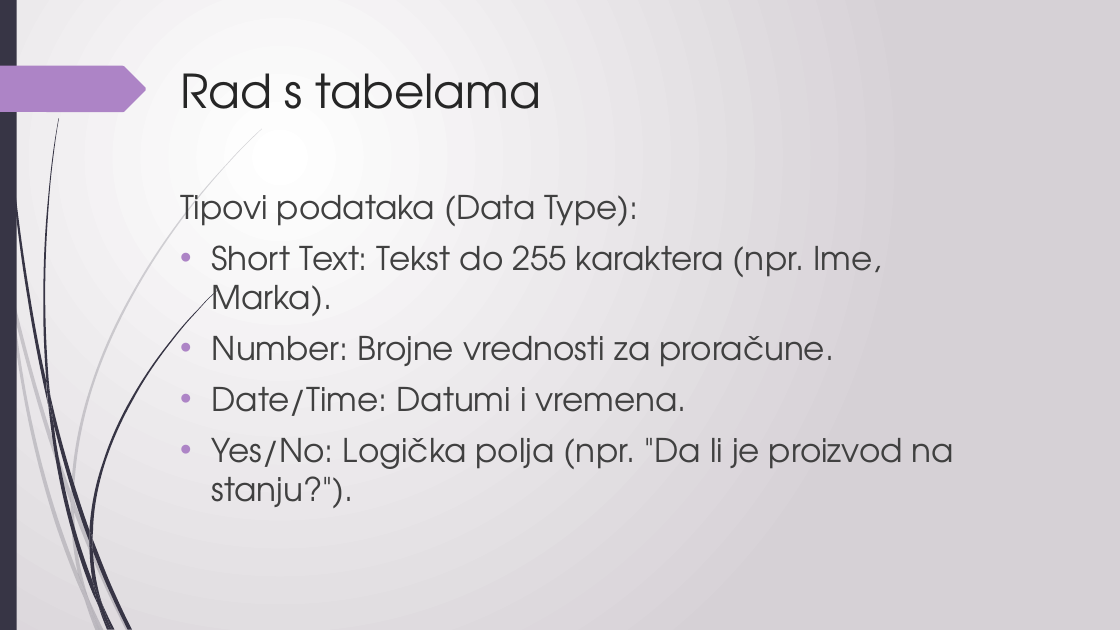
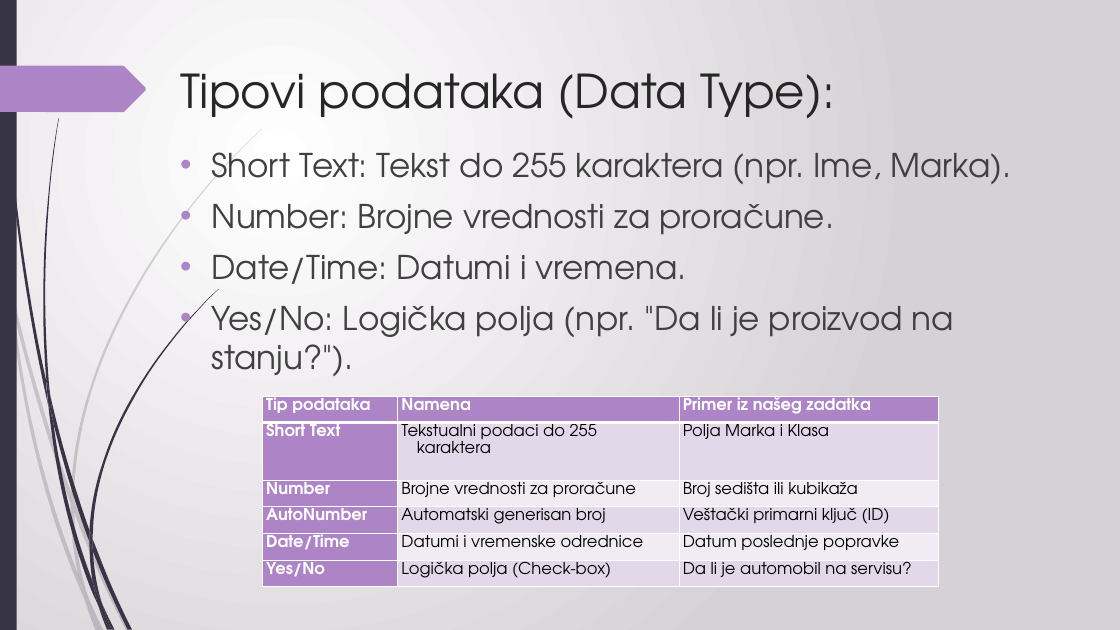
Before and after one commit to sanastojanovic/MNRI, a slide deck: slide 16 of 2025_seminarski/ml24821_Tanja_Sevic/bazePodataka.pptx. Drawn at 1120x630 pixels with LibreOffice and Linux fonts; fonts in the diff are those of the drawing. Boxes give left, top, right and bottom in pixels: in the first picture for what was removed or moved away, otherwise in the second. Text is boxed around its words. In the diff, an @@ line names an element or a change of style, - is before the commit and + after.

```diff
--- a/2025_seminarski/ml24821_Tanja_Sevic/bazePodataka.pptx
+++ b/2025_seminarski/ml24821_Tanja_Sevic/bazePodataka.pptx
@@ title at (180,73,836,119): text changed @@
-Rad s tabelama
+Tipovi podataka (Data Type):
@@ text "Short Text: Tekst do 255 ...": place and size @@
-text "Short Text: Tekst do 255 ..." at (180,195,954,508)
+text "Short Text: Tekst do 255 ..." at (212,152,1012,376)
@@ text at (180,195,638,226): paragraph removed @@
-Tipovi podataka (Data Type):
@@ table added at (263,397,939,587), 6 rows, 3 columns @@
+Tip podataka | Namena | Primer iz našeg zadatka
+Short Text | Tekstualni podaci do 255 karaktera | Polja Marka i Klasa
+Number | Brojne vrednosti za proračune | Broj sedišta ili kubikaža
+AutoNumber | Automatski generisan broj | Veštački primarni ključ (ID)
+Date/Time | Datumi i vremenske odrednice | Datum poslednje popravke
+Yes/No | Logička polja (Check-box) | Da li je automobil na servisu?
```
Also in this commit, not shown: 18 other slides changed.
